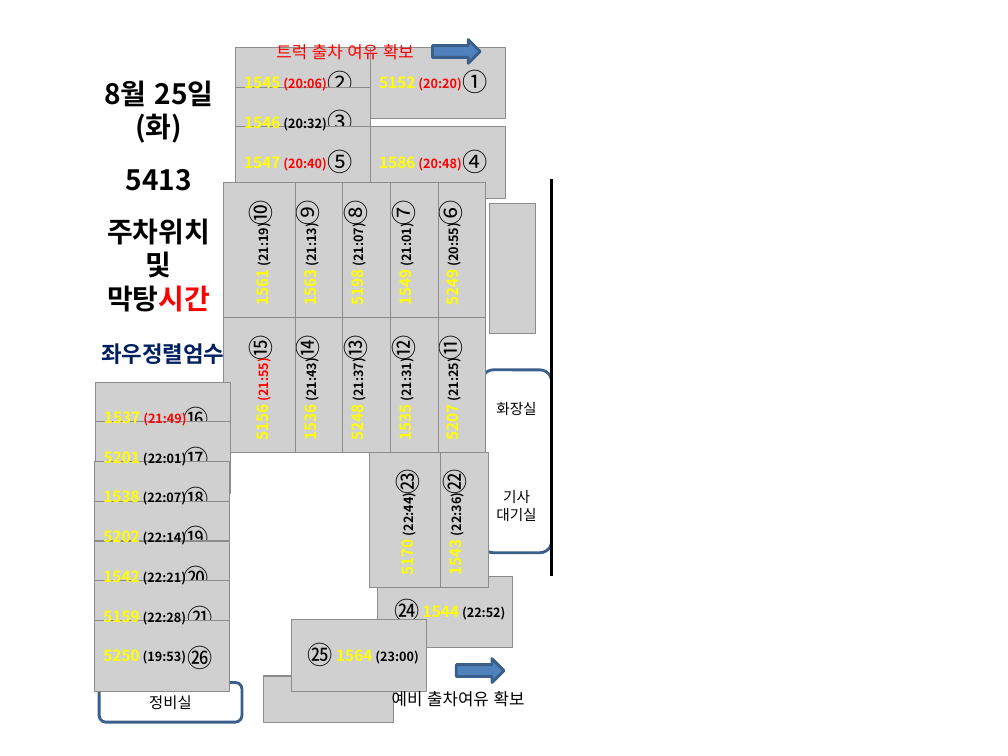
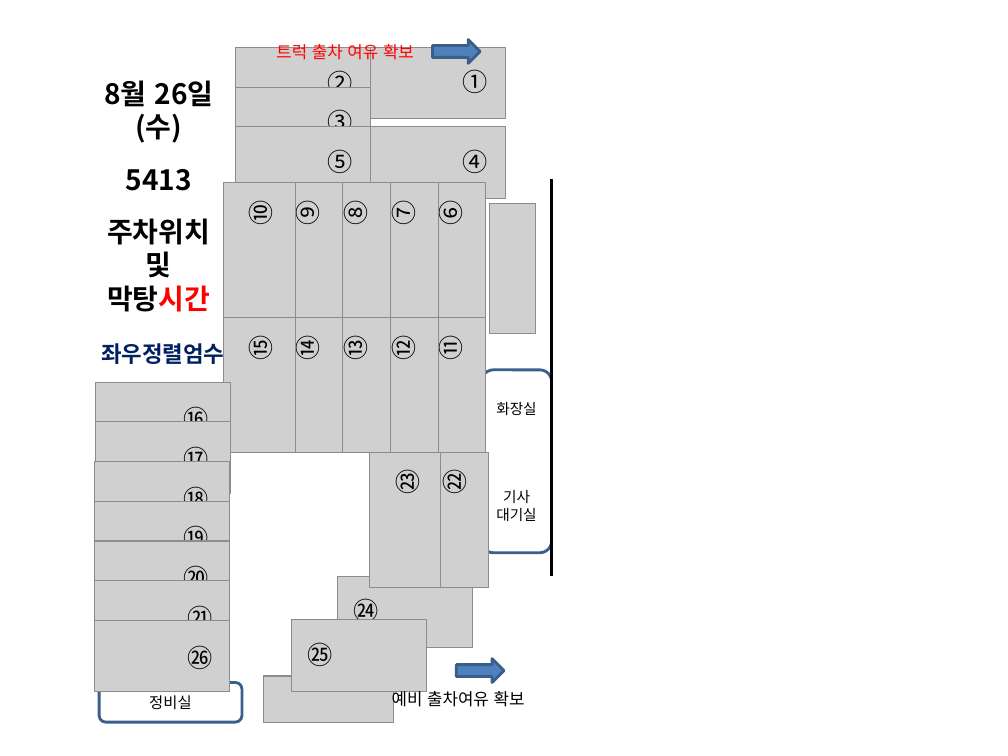
Before and after one commit to woenho-daum/newsetc2, a slide deck: slide 1 of 배차작업/야간주차/5413/5413야간주차.pptm. Drawn at 1008x756 pixels with LibreOffice and Linux fonts; fonts in the diff are those of the drawing; grey boxes stand for pictures. Boxes give left, top, right and bottom in pixels: in the first picture for what was removed or moved away, otherwise in the second. Text is boxed around its words. In the diff, an @@ line names an element or a change of style, - is before the commit and + after.

```diff
--- a/배차작업/야간주차/5413/5413야간주차.pptm
+++ b/배차작업/야간주차/5413/5413야간주차.pptm
@@ text at bbox=[104, 80, 213, 143]: text changed @@
-8월 25일
-(화)
+8월 26일
+(수)
@@ text removed at bbox=[244, 76, 326, 91] @@
-1545 (20:06)
@@ text removed at bbox=[379, 76, 461, 91] @@
-5152 (20:20)
@@ text removed at bbox=[244, 116, 326, 131] @@
-1546 (20:32)
@@ text removed at bbox=[244, 156, 326, 171] @@
-1547 (20:40)
@@ text removed at bbox=[379, 156, 461, 171] @@
-1586 (20:48)
@@ text removed at bbox=[251, 228, 273, 304] @@
-1561 (21:19)
@@ text removed at bbox=[298, 228, 320, 304] @@
-1563 (21:13)
@@ text removed at bbox=[346, 228, 368, 304] @@
-5198 (21:07)
@@ text removed at bbox=[393, 228, 415, 304] @@
-1549 (21:01)
@@ text removed at bbox=[441, 228, 463, 304] @@
-5249 (20:55)
@@ text removed at bbox=[251, 363, 273, 439] @@
-5156 (21:55)
@@ text removed at bbox=[298, 363, 320, 439] @@
-1536 (21:43)
@@ text removed at bbox=[346, 363, 368, 439] @@
-5248 (21:37)
@@ text removed at bbox=[393, 363, 415, 439] @@
-1535 (21:31)
@@ text removed at bbox=[441, 363, 463, 439] @@
-5207 (21:25)
@@ text removed at bbox=[104, 411, 186, 426] @@
-1537 (21:49)
@@ text removed at bbox=[104, 451, 186, 466] @@
-5201 (22:01)
@@ text removed at bbox=[103, 490, 186, 505] @@
-1538 (22:07)
@@ text removed at bbox=[396, 497, 418, 574] @@
-5170 (22:44)
@@ text removed at bbox=[443, 497, 465, 574] @@
-1543 (22:36)
@@ text removed at bbox=[103, 530, 186, 545] @@
-5202 (22:14)
@@ text removed at bbox=[103, 570, 186, 585] @@
-1542 (22:21)
@@ picture: place and size @@
-picture at bbox=[377, 576, 513, 648]
+picture at bbox=[337, 576, 472, 648]
@@ text "㉔": place and size @@
-text "㉔" at bbox=[394, 598, 419, 620]
+text "㉔" at bbox=[354, 598, 379, 620]
@@ text removed at bbox=[103, 610, 186, 625] @@
-5159 (22:28)
@@ text removed at bbox=[423, 605, 505, 622] @@
-1544 (22:52)
@@ text removed at bbox=[103, 649, 186, 664] @@
-5250 (19:53)
@@ text removed at bbox=[336, 649, 418, 664] @@
-1564 (23:00)
```
Also in this commit, not shown: 20 other files.
